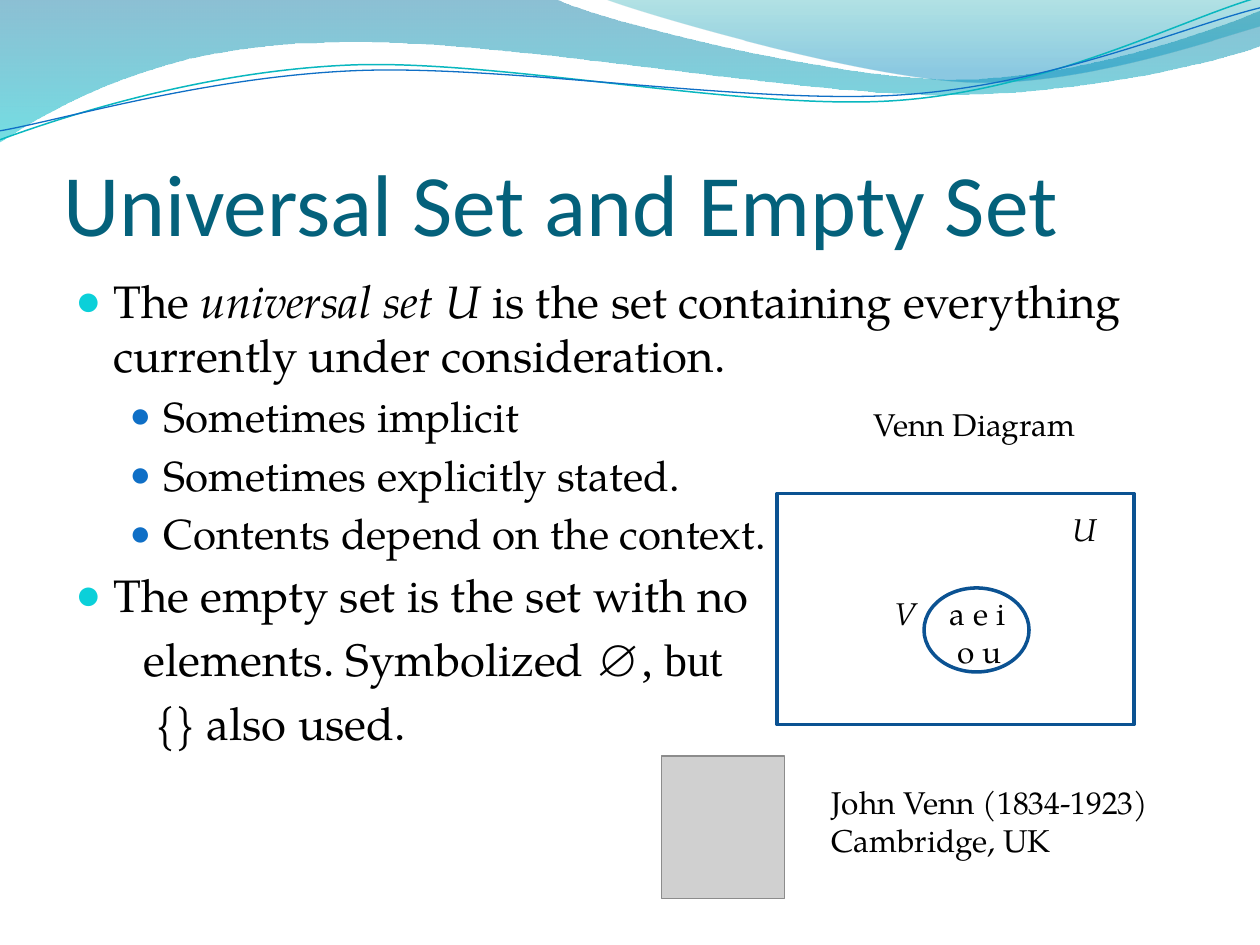
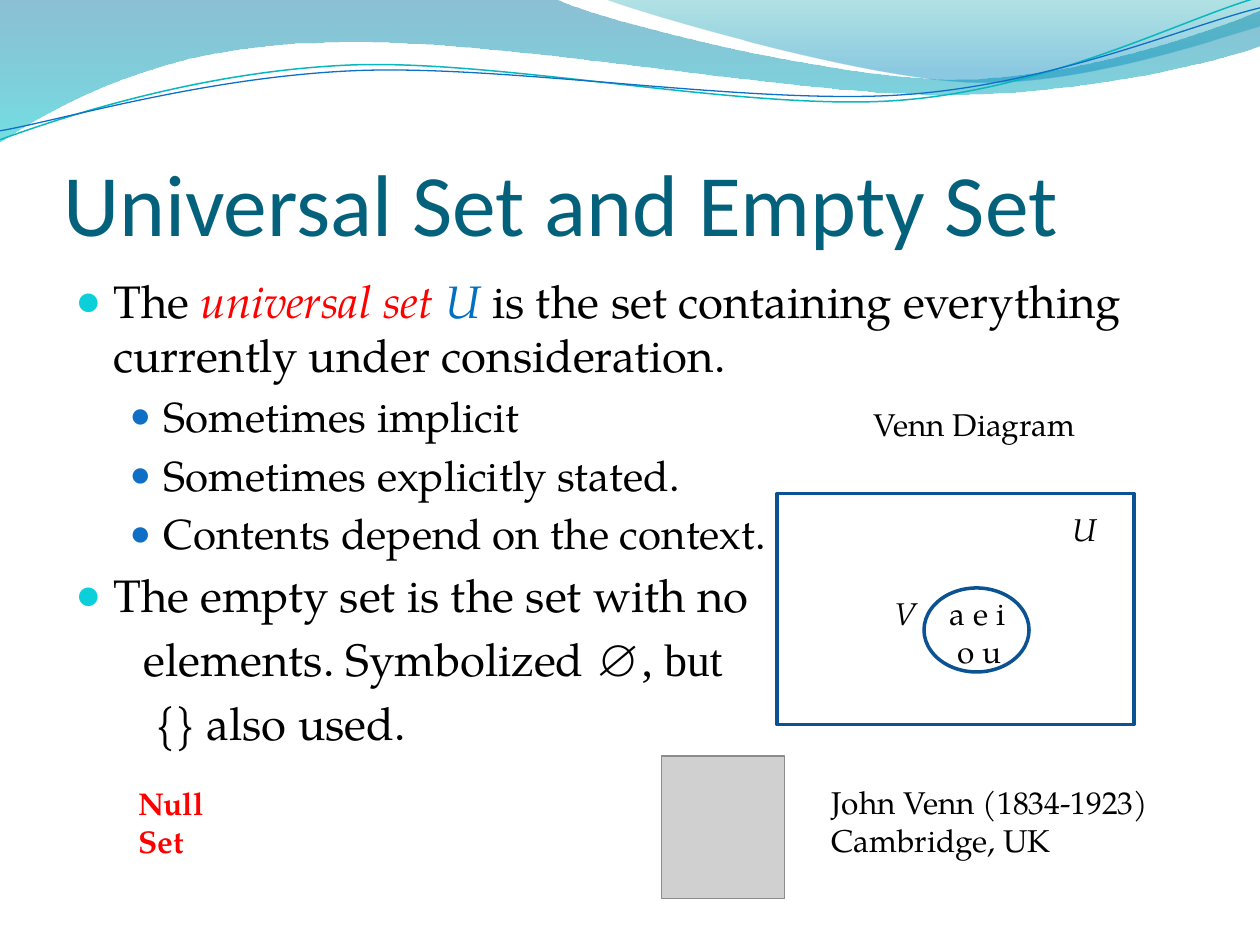
Before and after one commit to lin-chen-GA/lin-chen-GA.github.io, a slide deck: slide 13 of cs2620/slides/cs2620_notes2.pptx (slide 12 before the commit). Drawn at 1260x945 pixels with LibreOffice and Linux fonts; fonts in the diff are those of the drawing; grey boxes stand for pictures; background and template pictures are left out. Boxes give left, top, right and bottom in pixels: in the first picture for what was removed or moved away, otherwise in the second. Text is boxed around its words. In the diff, an @@ line names an element or a change of style, - is before the commit and + after.

```diff
--- a/cs2620/slides/cs2620_notes2.pptx
+++ b/cs2620/slides/cs2620_notes2.pptx
@@ text at (113,284,1121,385): text colour #000000 to #FF0000 in "universal set"; text colour #000000 to #0070C0 in "U" @@
@@ text added at (138,792,203,854), 18 pt, text #FF0000, bold @@
+Null Set
```
Also in this commit, not shown: 9 other slides changed, 2 slides added, 2 other files.
